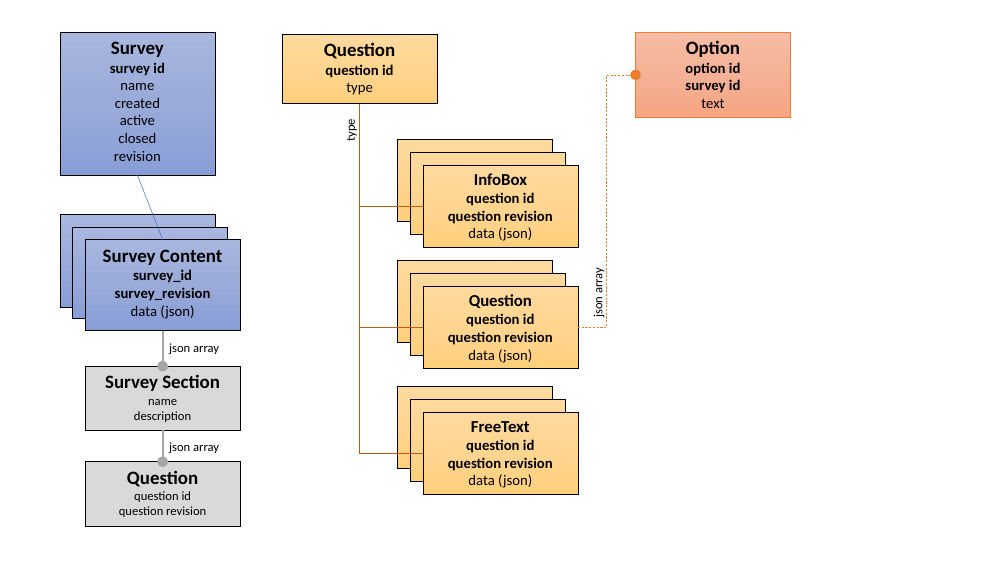
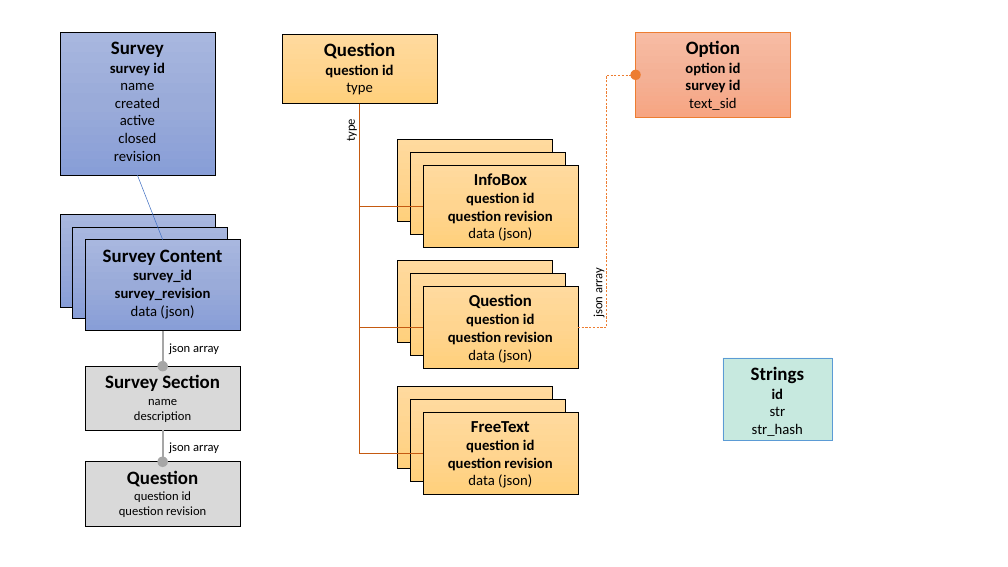
Before and after one commit to mikemayer67/tlc-ttsurvey, a slide deck: slide 3 of SurveyTables.pptx. Drawn at 1008x567 pixels with LibreOffice and Linux fonts; fonts in the diff are those of the drawing. Boxes give left, top, right and bottom in pixels: in the first picture for what was removed or moved away, otherwise in the second. Text is boxed around its words. In the diff, an @@ line names an element or a change of style, - is before the commit and + after.

Commit message:
select queries now use StringIDs

```diff
--- a/SurveyTables.pptx
+++ b/SurveyTables.pptx
@@ text in rectangle at <box>689,97,736,110</box>: text changed @@
-text
+text_sid
@@ rectangle added at <box>723,358,832,440</box>, fill #C7E9DF, outline #5B9BD5 0.5 pt, 14 pt, text #000000 @@
+Strings
+id
+str
+str_hash
```
Also in this commit, not shown: 1 other slide changed, 3 other files.
